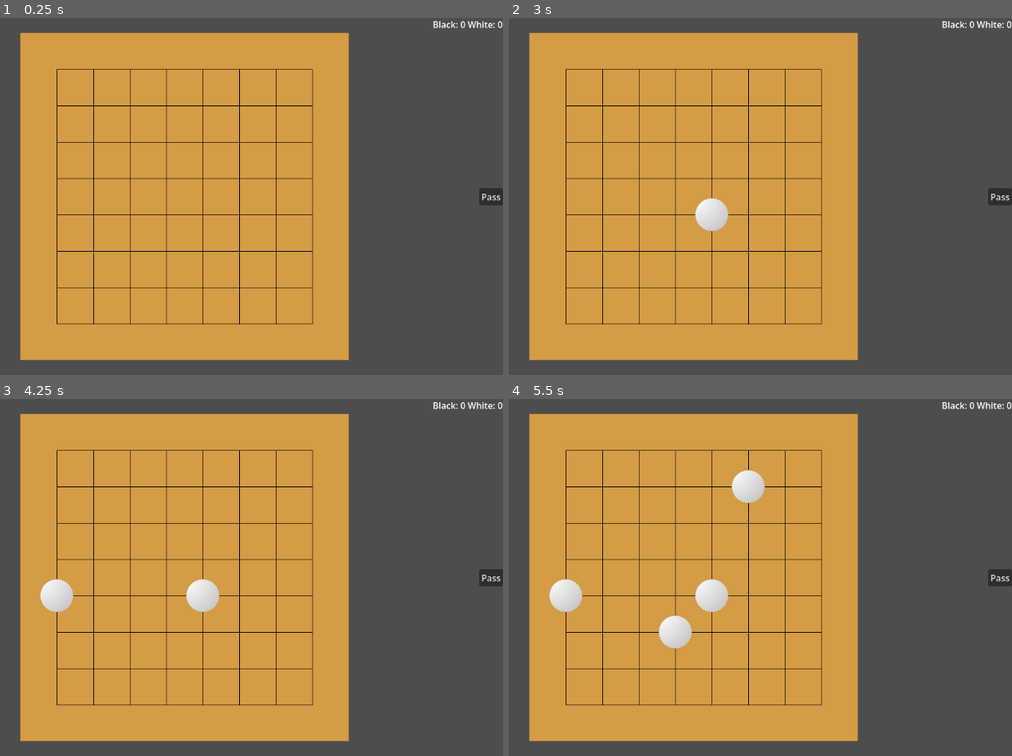
Above: before the commit, frames 1-4 (two rows, left to right).
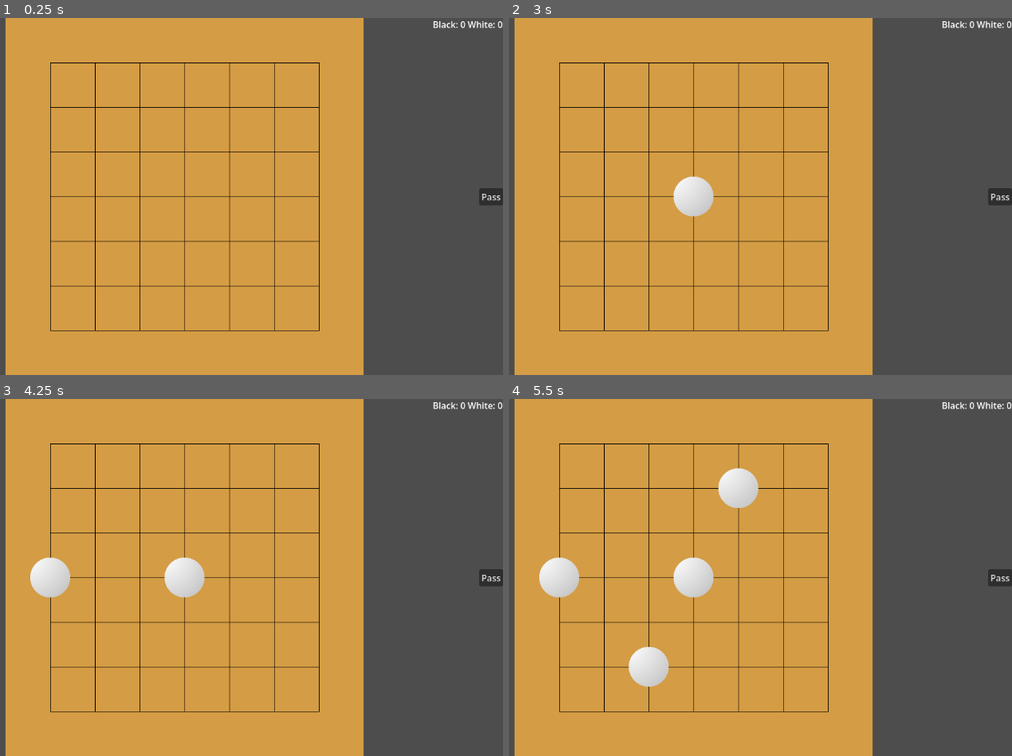
Above: after the commit, the same moments.

Repository: benev0/Go
Game: Godot game, scene res://main.tscn
Two runs of this game, one before a commit and one after it. Both use one fixed random seed, a clock stepped at 60 frames per second and the inputs below.
Inputs (mouse positions are in pixels of both pictures, inside the frame that each line leads up to):
- Up to frame 1 (0.25 s): no input
- Up to frame 2 (3 s): click "Pass" at 0.5 s; click "Pass" at 1.25 s; click "Pass" at 2 s; tap Enter at 2.75 s; move the mouse to (695, 196) at 2.77 s; click (695, 196) at 2.85 s
- Up to frame 3 (4.25 s): tap Space at 3.5 s; move the mouse to (55, 595) at 3.52 s; click (55, 595) at 3.6 s
- Up to frame 4 (5.5 s): tap Enter at 4.25 s; move the mouse to (755, 498) at 4.27 s; click (755, 498) at 4.35 s; tap Space at 5 s; move the mouse to (659, 648) at 5.02 s; click (659, 648) at 5.1 s

The runs differ from the first frame. In frame 1, 16% of the frame differs, in the area x 1-73%, y 0-100%; in frame 2, 17%; in frame 3, 17%; in frame 4, 19%.

Commit message:
update sizing routine

Diff:
--- a/board.gd
+++ b/board.gd
@@ -4,7 +4,13 @@
 
 @export var stone: PackedScene
 # pixel height/width
-@export var size: int
+@export var size: int:
+	set(value):
+		if size == value:
+			return
+		size = value
+		if board_size_change():
+			create_board_image()
 # the logial size of the board
 @export var dim: int
 @export var board_color: Color
@@ -41,14 +47,36 @@
 	add_child(new_stone)
 	return new_stone
 
-# Called when the node enters the scene tree for the first time.
+func board_size_change() -> bool:
+	stride = size / (dim + 1)
+	var valid_size: int = stride * (dim + 1)
+	line_len = size - 2 * stride
+	stone_size = stride * stone_space_ratio
+	if size != valid_size:
+		size = valid_size
+		return false
+	return true
+
+func create_board_image():
+	if !is_node_ready():
+		return
+
+	if $Sprite2D.texture != null && $Sprite2D.texture.get_height() == size:
+		return
+
+	var image: Image = Image.create(size, size, false, Image.FORMAT_RGB8)
+	image.fill(board_color)
+	for i in dim:
+		var progress: int = (i + 1) * stride
+		draw_h_line(image, Vector2i(stride, progress), line_len)
+		draw_v_line(image, Vector2i(progress, stride), line_len)
+	var texture: ImageTexture = ImageTexture.create_from_image(image)
+	$Sprite2D.texture = texture
+
 func _ready() -> void:
 	mouse_present = false
 	black_turn = true
-	stride = size / (dim + 1)
-	size = stride * (dim + 1)
-	line_len = size - 2 * stride
-	stone_size = stride * stone_space_ratio
+	board_size_change()
 	ghost_stone = create_new_stone()
 	ghost_stone.modulate.a = stone_alpha
 	game = WeiQiGameState.new(dim)
@@ -65,17 +93,7 @@
 		stones[i].resize(dim)
 
 	$CollisionShape2D.shape.size = Vector2(size - stride, size - stride)
-
-	var image: Image = Image.create(size, size, false, Image.FORMAT_RGB8)
-
-	image.fill(board_color)
-	for i in dim:
-		var progress: int = (i + 1) * stride
-		draw_h_line(image, Vector2i(stride, progress), line_len)
-		draw_v_line(image, Vector2i(progress, stride), line_len)
-
-	var texture: ImageTexture = ImageTexture.create_from_image(image)
-	$Sprite2D.texture = texture
+	create_board_image()
 
 # Called every frame. 'delta' is the elapsed time since the previous frame.
 func _process(_delta: float) -> void:
@@ -135,3 +153,4 @@
 
 func _on_mouse_exited() -> void:
 	mouse_present = false
+	ghost_stone.hide_stone()
--- a/main.gd
+++ b/main.gd
@@ -3,16 +3,17 @@
 
 # Called when the node enters the scene tree for the first time.
 func _ready() -> void:
-	$Board.transform.origin = get_viewport().get_visible_rect().size / 2.0
+	#$Board.transform.origin = get_viewport().get_visible_rect().size / 2.0
 	$UI/Pass.pressed.connect(_pass_pressed)
-	$Board.new_score.connect(_scores_updated)
+	$Control/Board.new_score.connect(_scores_updated)
+	$Control/Board.size = get_viewport().get_visible_rect().size.y
 
 # Called every frame. 'delta' is the elapsed time since the previous frame.
 func _process(_delta: float) -> void:
 	pass
 
 func _pass_pressed() -> void:
-	$Board.pass_turn()
+	$Control/Board.pass_turn()
 
 func _scores_updated(black_captures: int, white_captures: int) -> void:
-	$UI/Captues.text = "Black: %d White: %d" % [white_captures, black_captures]
+	$UI/Captures.text = "Black: %d White: %d" % [white_captures, black_captures]
--- a/main.tscn
+++ b/main.tscn
@@ -7,8 +7,20 @@
 [node name="Main" type="Node" unique_id=1923491421]
 script = ExtResource("1_0xm2m")
 
-[node name="Board" parent="." unique_id=1462725338 groups=["stones"] instance=ExtResource("1_ig7tw")]
-dim = 8
+[node name="UI" parent="." unique_id=628682128 instance=ExtResource("3_h2yge")]
+
+[node name="Control" type="Control" parent="." unique_id=296109052]
+layout_mode = 3
+anchors_preset = 8
+anchor_left = 0.5
+anchor_top = 0.5
+anchor_right = 0.5
+anchor_bottom = 0.5
+grow_horizontal = 2
+grow_vertical = 2
+size_flags_horizontal = 4
+size_flags_vertical = 4
+
+[node name="Board" parent="Control" unique_id=1462725338 groups=["stones"] instance=ExtResource("1_ig7tw")]
+dim = 7
 stone_alpha = 0.5
-
-[node name="UI" parent="." unique_id=628682128 instance=ExtResource("3_h2yge")]
--- a/ui.tscn
+++ b/ui.tscn
@@ -16,7 +16,7 @@
 size_flags_horizontal = 4
 text = "Pass"
 
-[node name="Captues" type="Label" parent="." unique_id=1670737810]
+[node name="Captures" type="Label" parent="." unique_id=1670737810]
 anchors_preset = 1
 anchor_left = 1.0
 anchor_right = 1.0
Not shown, added: export_presets.cfg
